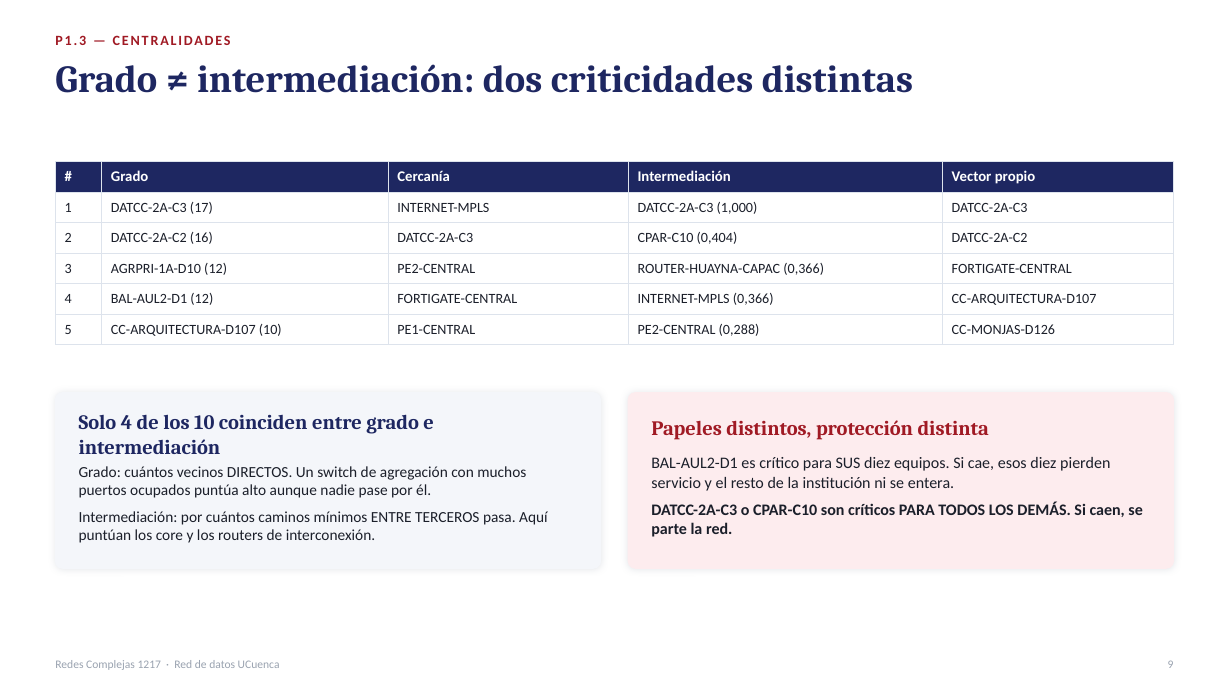
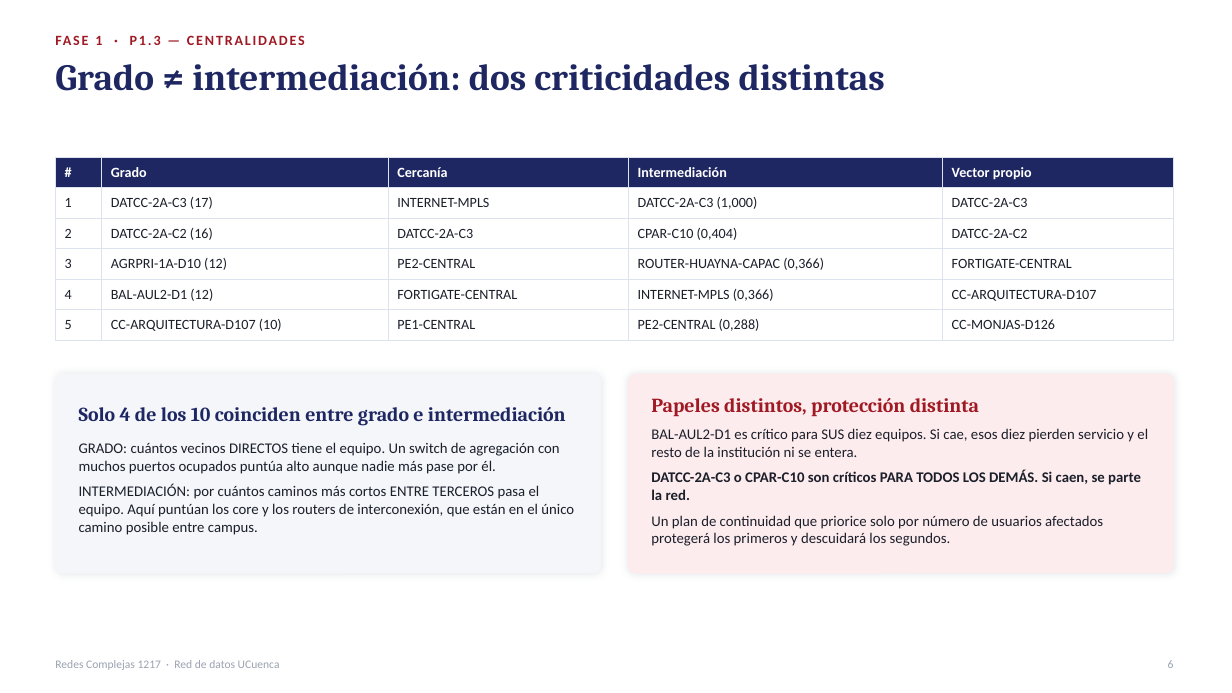
Before and after one commit to chino111160/redes-complejas-ucuenca, a slide deck: slide 6 of diapositivas/Presentacion_Redes_Complejas_RedUCuenca.pptx (slide 9 before the commit). Drawn at 1232x693 pixels with LibreOffice and Linux fonts; fonts in the diff are those of the drawing. Boxes give left, top, right and bottom in pixels: in the first picture for what was removed or moved away, otherwise in the second. Text is boxed around its words. In the diff, an @@ line names an element or a change of style, - is before the commit and + after.

```diff
--- a/diapositivas/Presentacion_Redes_Complejas_RedUCuenca.pptx
+++ b/diapositivas/Presentacion_Redes_Complejas_RedUCuenca.pptx
@@ text "Grado ≠ intermediación: dos criticidades ..." at <box>55,63,885,91</box>: size 30 to 29 pt @@
@@ text at <box>95,35,161,45</box>: text changed @@
-P1.3 — CENTRALIDADES
+FASE 1 · P1.3 — CENTRALIDADES
@@ table at <box>55,157,1174,340</box> @@
@@ size 11.5 to 11 pt in "#", "Grado", "Cercanía", "Intermediación" and 1 more places @@
@@ table: place and size @@
-table at <box>55,162,1174,340</box>
+table at <box>55,157,1174,340</box>
@@ rounded rectangle: place and size @@
-rounded rectangle at <box>55,393,601,568</box>
+rounded rectangle at <box>55,374,601,573</box>
@@ rounded rectangle at <box>55,374,601,573</box>: proportions changed @@
@@ text "Solo 4 de los 10 ...": place and size @@
-text "Solo 4 de los 10 ..." at <box>79,414,434,454</box>
+text "Solo 4 de los 10 ..." at <box>79,407,566,426</box>
@@ text "Solo 4 de los 10 ..." at <box>79,407,566,426</box>: size 16 to 15.5 pt @@
@@ rounded rectangle at <box>628,374,1174,573</box>: proportions changed @@
@@ rounded rectangle: place and size @@
-rounded rectangle at <box>628,393,1174,568</box>
+rounded rectangle at <box>628,374,1174,573</box>
@@ text "Papeles distintos, protección distinta": place and size @@
-text "Papeles distintos, protección distinta" at <box>651,420,989,440</box>
+text "Papeles distintos, protección distinta" at <box>651,398,979,417</box>
@@ text "Papeles distintos, protección distinta" at <box>651,398,979,417</box>: size 16 to 15.5 pt @@
@@ text at <box>79,442,574,535</box>: text changed; size 12 to 11.5 pt @@
-Grado: cuántos vecinos DIRECTOS. Un switch de agregación con muchos puertos ocupados puntúa alto aunque nadie pase por él.
-Intermediación: por cuántos caminos mínimos ENTRE TERCEROS pasa. Aquí puntúan los core y los routers de interconexión.
+GRADO: cuántos vecinos DIRECTOS tiene el equipo. Un switch de agregación con muchos puertos ocupados puntúa alto aunque nadie más pase por él.
+INTERMEDIACIÓN: por cuántos caminos más cortos ENTRE TERCEROS pasa el equipo. Aquí puntúan los core y los routers de interconexión, que están en el único camino posible entre campus.
@@ text at <box>651,428,1148,500</box>: size 12.5 to 11.5 pt in "BAL-AUL2-D1 es crítico para SUS diez equipos. ...", "DATCC-2A-C3 o CPAR-C10 son críticos PARA TODOS ..." @@
@@ text "BAL-AUL2-D1 es crítico para SUS ...": place and size @@
-text "BAL-AUL2-D1 es crítico para SUS ..." at <box>651,457,1142,537</box>
+text "BAL-AUL2-D1 es crítico para SUS ..." at <box>651,428,1148,546</box>
@@ text at <box>651,515,1103,546</box>: paragraph added @@
+Un plan de continuidad que priorice solo por número de usuarios afectados protegerá los primeros y descuidará los segundos.
@@ text at <box>1168,660,1174,668</box>: text changed @@
-9
+6
```
Also in this commit, not shown: 18 other slides changed, 10 slides removed.
